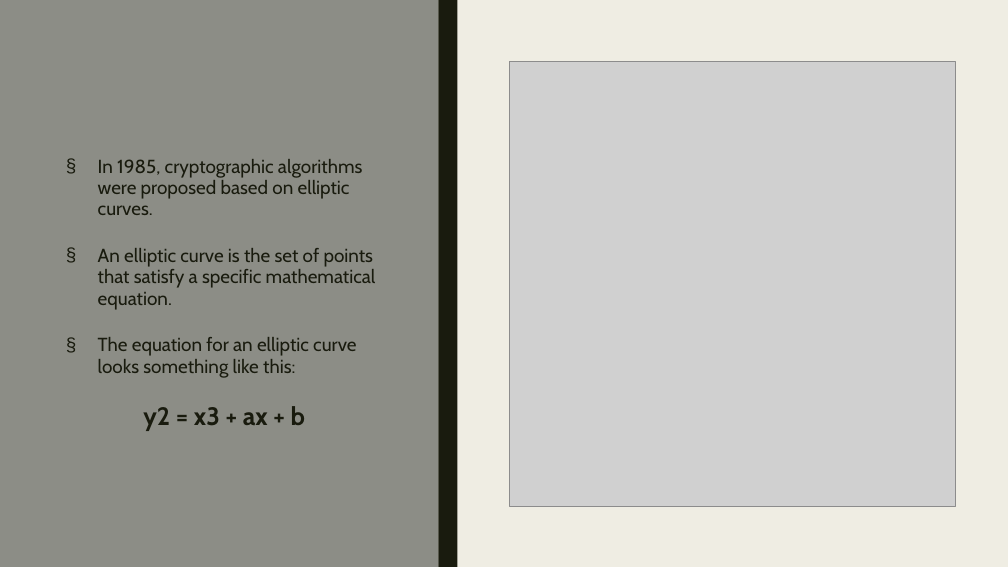
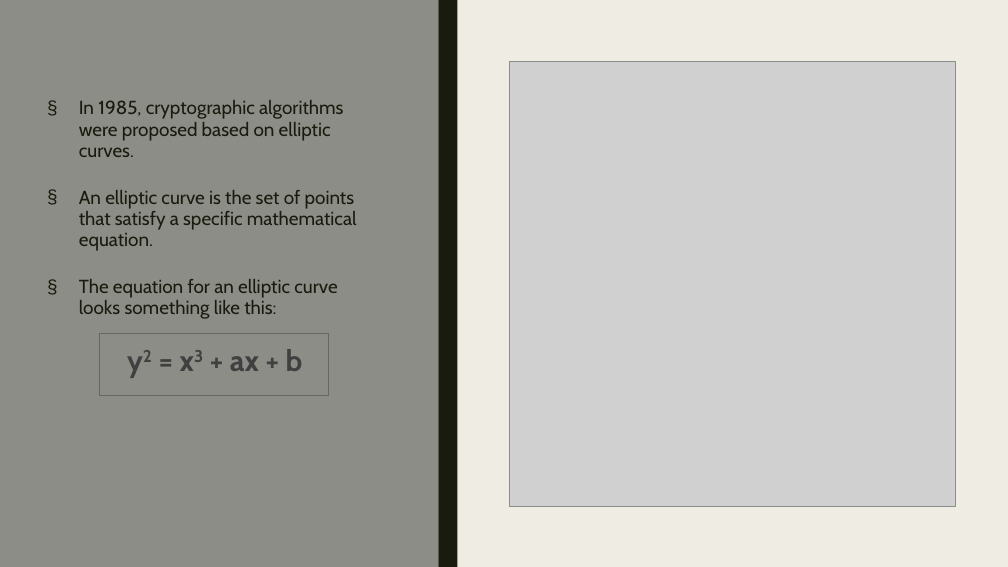
Before and after one commit to Jaidev810/ECC-Cipher, a slide deck: slide 6 of Ecc Cipher.pptx. Drawn at 1008x567 pixels with LibreOffice and Linux fonts; fonts in the diff are those of the drawing; grey boxes stand for pictures. Boxes give left, top, right and bottom in pixels: in the first picture for what was removed or moved away, otherwise in the second. Text is boxed around its words. In the diff, an @@ line names an element or a change of style, - is before the commit and + after.

Commit message:
PPT edited

```diff
--- a/Ecc Cipher.pptx
+++ b/Ecc Cipher.pptx
@@ text "In 1985, cryptographic algorithms were ...": place and size @@
-text "In 1985, cryptographic algorithms were ..." at [98,159,376,431]
+text "In 1985, cryptographic algorithms were ..." at [79,100,357,371]
@@ rectangle added at [100,333,329,395], outline #686863 1.5 pt @@
@@ text at [230,349,303,371]: size 24 to 28 pt, text colour #191B0E to #404040 in "y2 = x3 + ax + b"; now superscript in "y2 x3" @@
```
Also in this commit, not shown: 1 other slide changed, 2 slides added.
